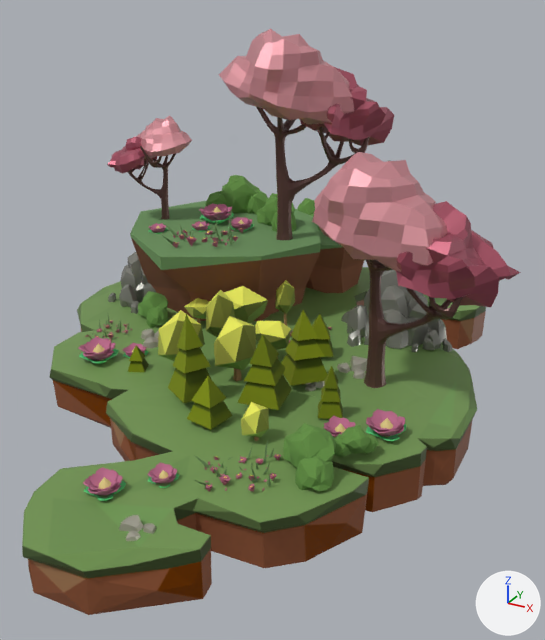
Two versions of the glTF model assets/flower-island.glb, one commit apart.
Camera for both pictures: a camera (50 mm lens) standing at (3.29, -5.41, 3.53) and looking at (0.43, -0.2, 0.92). Lighting does not change. The marker at lower right points along +X, +Y and +Z. Where no turn or scale is listed for an object, it has been applied to the vertices. Vertices at the same position are counted once.
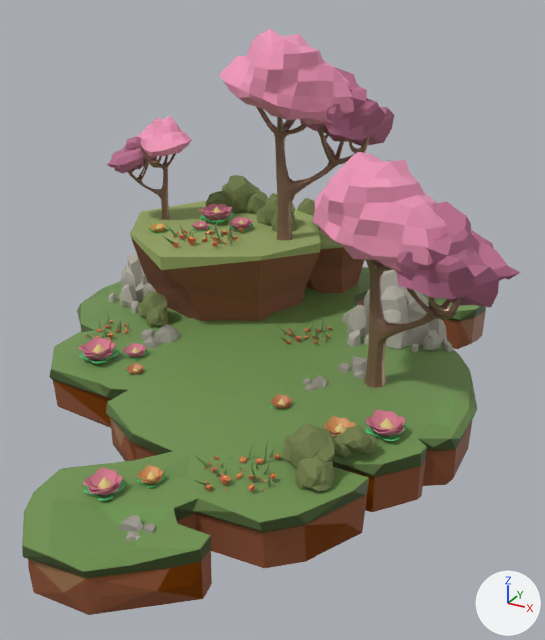
Commit message: feat: modified islands colors

Patch to the scene script:
```diff
--- a/assets/flower-island.glb.py
+++ b/assets/flower-island.glb.py
@@ mat_grass @@
 mat_grass = principled_material('Grass')
-mat_grass.base_color = (0.141, 0.275, 0.103)  # green #698f5a
+mat_grass.base_color = (0.309, 0.381, 0.127)  # green #97a664
 mat_grass.roughness = 0.964
@@ mat_wood @@
 mat_wood = principled_material('Wood')
-mat_wood.base_color = (0.122, 0.0563, 0.0476)  # brown #62433e
+mat_wood.base_color = (0.257, 0.148, 0.0957)  # brown #8b6b57
 mat_wood.metallic = 0.4
@@ mat_pink @@
 mat_pink = principled_material('Pink')
-mat_pink.base_color = (0.397, 0.0874, 0.133)  # brown #a95366
-mat_pink.metallic = 0.4
-mat_pink.roughness = 0.415
+mat_pink.base_color = (0.498, 0.164, 0.276)  # pink #bb718f
+mat_pink.metallic = 0.126
+mat_pink.roughness = 0.85
@@ mat_lightpink @@
 mat_lightpink = principled_material('LightPink')
-mat_lightpink.base_color = (0.692, 0.294, 0.33)  # pink #d9949b
+mat_lightpink.base_color = (0.93, 0.381, 0.565)  # pink #f7a6c6
 mat_lightpink.metallic = 0.4
-mat_lightpink.roughness = 0.415
+mat_lightpink.roughness = 0.88
@@ mat_mat9 @@
 mat_mat9 = principled_material('mat9')
-mat_mat9.base_color = (0.121, 0.273, 0.0553)  # green #628f42
+mat_mat9.base_color = (0.175, 0.214, 0.0739)  # green #747f4d
 mat_mat9.roughness = 1.0
@@ mat_stone @@
 mat_stone = principled_material('Stone')
-mat_stone.base_color = (0.244, 0.246, 0.215)  # grey #878880
-mat_stone.metallic = 0.4
-mat_stone.roughness = 0.272
+mat_stone.base_color = (0.47, 0.445, 0.385)  # grey #b6b2a7
+mat_stone.metallic = 0.132
+mat_stone.roughness = 0.8
@@ mat_mat21 @@
 mat_mat21 = principled_material('mat21')
-mat_mat21.base_color = (0.452, 0.128, 0.204)  # pink #b3647d
+mat_mat21.base_color = (0.724, 0.201, 0.0866)  # orange #dd7c53
 mat_mat21.roughness = 1.0
@@ mat_lambert8sg @@
 mat_lambert8sg = principled_material('lambert8SG')
-mat_lambert8sg.base_color = (0.49, 0.149, 0.261)  # pink #ba6c8c
+mat_lambert8sg.base_color = (0.658, 0.205, 0.283)  # pink #d47d91
 mat_lambert8sg.roughness = 1.0
@@ mat_orangish @@
+mat_orangish = principled_material('orangish')
+mat_orangish.base_color = (0.659, 0.287, 0.0957)  # orange #d49257
@@ me_pcube13_1_002 @@
 me_pcube13_1_002.from_pydata(...)  # 572 vertices, 1076 faces; spans x -0.474..-0.228, y -0.252..0.0, z 0.018..0.157
+# me_pcube13_1_002 part 1: all 672 faces that had it switch from mat_lambert8sg (pink #ba6c8c) to mat_orangish (orange #d49257)
 me_pcube13_1_002.materials.append(mat_lambert4sg)
@@ me_pcube13_1_005 @@
 me_pcube13_1_005.from_pydata(...)  # 572 vertices, 1076 faces; spans x -4.77..-2.3, y -2.54..0.0, z 0.19..1.58
 # used by ob_pcube13_005; location = (0.85, -1.9, 0.4); scale = (0.0819, 0.0819, 0.0819)
+# me_pcube13_1_005 part 2: all 672 faces that had it switch from mat_lambert8sg (pink #ba6c8c) to mat_orangish (orange #d49257)
 me_pcube13_1_005.materials.append(mat_lambert4sg)
@@ ob_forest @@
-ob_forest = bpy.data.objects.new('forest', me_forest_mesh)
@@ ob_pcube13_005 @@
 ob_pcube13_005 = bpy.data.objects.new('pCube13.005', me_pcube13_1_005)
-ob_pcube13_005.location = (0.85, -1.9, 0.4)
-ob_pcube13_005.scale = (0.0819, 0.0819, 0.0819)
+ob_pcube13_005.location = (0.75, -1.96, 0.41)
+ob_pcube13_005.scale = (0.0731, 0.0731, 0.0731)
@@ ob_pcube13_011 @@
+ob_pcube13_011 = bpy.data.objects.new('pCube13.011', me_pcube13_1_012)  # 572 vertices, 1076 faces; spans x -0.353..-0.17, y -0.188..0.0, z 0.014..0.117; in mat_material_002 (orange #c77e55), mat_lambert4sg (green #65df89), mat_lambert3sg (yellow #e1d389)
+ob_pcube13_011.location = (1.05, -0.63, 0.4)
@@ ob_pcube13_010 @@
+ob_pcube13_010 = bpy.data.objects.new('pCube13.010', me_pcube13_1_011)  # 572 vertices, 1076 faces; spans x -0.314..-0.152, y -0.167..0.0, z 0.012..0.104; in mat_material_002 (orange #c77e55), mat_lambert4sg (green #65df89), mat_lambert3sg (yellow #e1d389)
+ob_pcube13_010.location = (-0.37, -0.74, 0.4)
```

Where the change shows, as pixel boxes (x1, y1, x2, y2) in the pictures (545 x 640 px):
'CommonTree_Autumn_2', recoloured, surface changed: (312, 152, 521, 388) in both
'forest', deleted (green): before (127, 280, 343, 441)
'Island01_Cylinder', recoloured: (130, 201, 321, 321) in both
'CommonTree_Autumn_2.002', recoloured, surface changed: (219, 29, 394, 240) in both
'CommonTree_Autumn_2.001', recoloured, surface changed: (107, 115, 192, 219) in both
'Node.001', recoloured: (283, 423, 337, 491) in both
'Resource_Rock_1.001', recoloured, surface changed: (341, 269, 423, 349) in both
'Island01_Cylinder.001', recoloured: (319, 230, 365, 262) in both
'Node.006', recoloured: (205, 175, 268, 215) in both
'Resource_Rock_1.002', recoloured, surface changed: (407, 296, 452, 353) in both
'Resource_Rock_1', recoloured, surface changed: (108, 252, 157, 314) in both
'Node.002', recoloured: (334, 425, 379, 456) in both
'pCube13.001', recoloured: (366, 409, 406, 437) in both
'pCube13', recoloured: (83, 467, 124, 496) in both
'Node', recoloured: (138, 291, 168, 327) in both
'pCube13.003', recoloured: (78, 337, 117, 361) in both
'group810910811.001', recoloured: (203, 440, 281, 492) in both
'pCube13.005', recoloured, moved, rescaled (12% narrower, 8% shorter): before (147, 463, 179, 488); after (137, 465, 165, 488)
'Node.005', recoloured: (256, 193, 296, 232) in both
'group810910811.002', recoloured: (163, 211, 244, 248) in both
'pCube13.006', recoloured: (199, 203, 234, 224) in both
'pCube13.002', recoloured (pink to orange): (324, 416, 355, 438) in both
'group810910811.003', recoloured: (277, 317, 332, 344) in both
'pCube13.004', recoloured: (123, 343, 148, 360) in both
'pCube13.007', recoloured: (228, 217, 254, 232) in both
'pCube13.011', added: after (270, 394, 293, 411)
'Node.003', recoloured: (297, 198, 321, 230) in both
'group810910811', recoloured: (85, 318, 129, 341) in both
'pCube13.010', added: after (126, 363, 146, 374)
'pCube13.008', recoloured: (192, 221, 210, 232) in both
'pCube13.009', recoloured: (149, 223, 168, 234) in both
part 1 of me_pcube13_1_002, recoloured (pink to orange): (324, 416, 355, 437) in both
part 2 of me_pcube13_1_005, recoloured: before (147, 463, 177, 483); after (137, 465, 164, 484)
